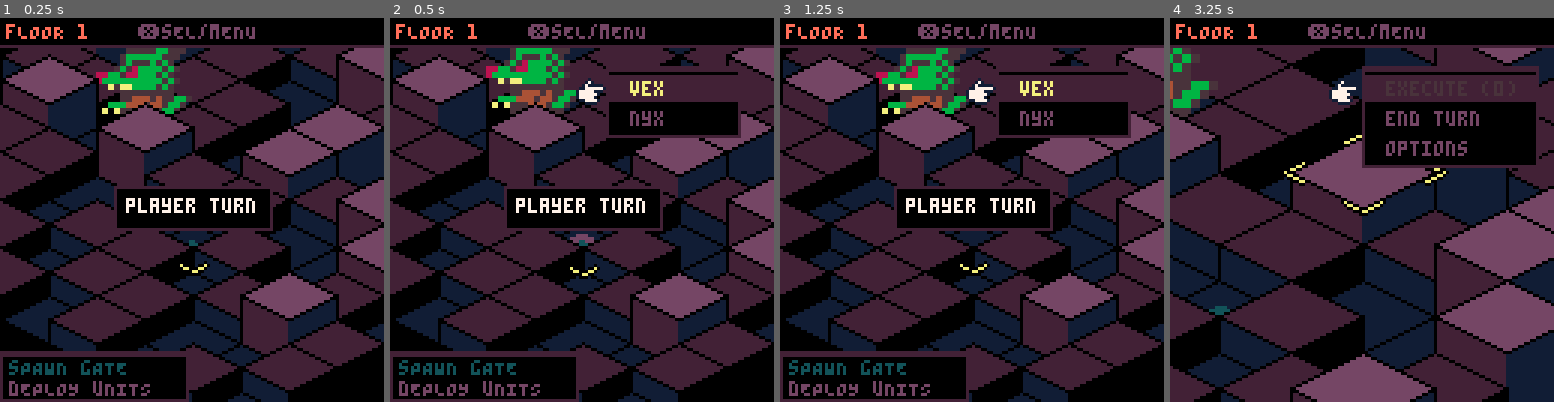
Above: before the commit, frames 1-4 (left to right).
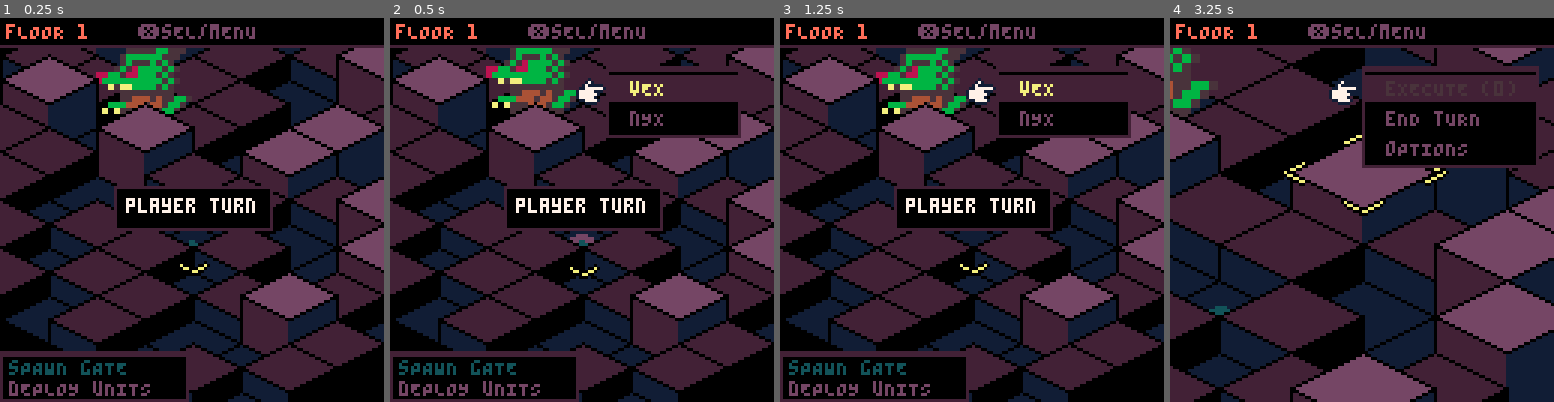
Above: after the commit, the same moments.

Repository: ColdGlassOMilk/netherworld-tactics
Game: PICO-8 cartridge netherworld.p8
Two runs of this game, one before a commit and one after it. Both use one fixed random seed, a clock stepped at 60 frames per second and the inputs below.
Inputs:
- Up to frame 1 (0.25 s): no input
- Up to frame 2 (0.5 s): tap X (X key) at 0.33 s
- Up to frame 3 (1.25 s): tap O (Z key) at 0.7 s; tap X (X key) at 1.07 s
- Up to frame 4 (3.25 s): hold Right 1.6-2.1 s; tap O (Z key) every 0.4 s from 1.7 to 2.9 s; tap X (X key) at 1.85, 2.97 s; hold Up 2.15-2.42 s; hold Right 2.47-3.03 s; hold Left from 3.08 s (still down)

Frame 1 is identical in both runs. In frame 2, 0.1% of the frame differs, in the area x 65-72%, y 16-29%; in frame 3, 0.1%; in frame 4, 0.3%, in the area x 59-81%, y 24-36%.

Commit message:
qol improvements

Diff:
--- a/netherworld.p8
+++ b/netherworld.p8
@@ -26,6 +26,7 @@
 #include src/sys/renderer.lua
 #include src/sys/sprites.lua
 #include src/sys/ui.lua
+#include src/sys/utils.lua
 
 ----------
 -- scene
@@ -58,9 +59,9 @@
 00571777777750000057777777755000005755777777500000575577777750000057557777775000005755777777500000575577777750000057557777775000
 087717e7777500000057177777775000087717e777750000087717e777750000087717e777750000087717e777750000087717e777750000087717e777750000
 0077777777500000087717e777750000007777777750000000777777775000000077777777500000007777777750000000777777775000000077777777500000
-00505977755000000077777777500000005059777550000000505977755000000050597775500000005059777550000000505977755000000050597775500000
-0000999eee50600000505977755000000000999eee5060000000999eee5060000000999eee5060000000999eee5060000000999eee5060000000999eee506000
-000054eeee5670000000999eee500000000054eeee567000000054eeee567000000054eeee567000000054eeee567000000054eeee567000000054eeee567000
+00505f7775500000007777777750000000505f777550000000505f777550000000505f777550000000505f777550000000505f777550000000505f7775500000
+0000fffeee50600000505f77755000000000fffeee5060000000fffeee5060000000fffeee5060000000fffeee5060000000fffeee5060000000fffeee506000
+000054eeee5670000000fffeee500000000054eeee567000000054eeee567000000054eeee567000000054eeee567000000054eeee567000000054eeee567000
 000057eeee575000000054eeee567600000057eeee575000000057eeee575000000057eeee575000000057eeee575000000057eeee575000000057eeee575000
 0000548888550000000057eeee575000000054888855000000005488885500000000548888550000000054888855000000005488885500000000548888550000
 00000477755000000000548888550000000004777550000000000477755000000000047775500000000004777550000000000477755000000000047775500000
--- a/src/sys/actions.lua
+++ b/src/sys/actions.lua
@@ -63,19 +63,19 @@
   end
   tile=grid:get_tile(u.x,u.y)
   if tile and tile.type=="goal" then
-   add(items,{label="escape!",action=function()
+   add(items,{label="nEXT fLOOR",action=function()
     game.action_menu:hide()
     game.selected=nil
     game.attack_tiles={}
     game:next_floor()
    end})
   end
-  add(items,{label="attack",action=function()
+  add(items,{label="aTTACK",action=function()
    game.action_menu:hide()
    game.fsm:switch"target"
    self:cycle_target(0)
   end,enabled=function()return has_target end})
-  add(items,{label="wait",action=function()
+  add(items,{label="wAIT",action=function()
    game.action_menu:hide()
    u.waiting=true
    game.selected=nil
@@ -84,22 +84,22 @@
   end,enabled=function()return not u.waiting end})
  end
  add(items,{label=function()
-  return"execute ("..#game.action_queue..")"
+  return"eXECUTE ("..#game.action_queue..")"
  end,action=function()
   game.action_menu:hide()
   game.selected=nil
   game.attack_tiles={}
   game:execute_turn()
  end,enabled=function()return #game.action_queue>0 end})
- add(items,{label="end turn",action=function()
+ add(items,{label="eND tURN",action=function()
   game.action_menu:hide()
   game.selected=nil
   game.attack_tiles={}
   game:execute_and_end_turn()
  end})
- add(items,{label="options",sub_menu=menu:new({
+ add(items,{label="oPTIONS",sub_menu=menu:new({
   {label=function()
-   return"cam: "..(camera.cam_left and"left"or"right")
+   return"cONTROLS: "..(camera.cam_left and"lEFT"or"rIGHT")
   end,action=function()
    camera.cam_left=not camera.cam_left
    sfx(1)
--- a/src/sys/cursor.lua
+++ b/src/sys/cursor.lua
@@ -30,12 +30,11 @@
   ny = mid(0, self.y + gy, grid.h - 1)
 
   -- lock cursor to move tiles during move phase
-  -- but allow navigating through friendly units for QoL
+  -- but allow navigating through any unit for QoL
   if game.fsm.current == "move" then
     local in_move = grid:tile_in_list(nx, ny, game.move_tiles)
-    local friendly = units:at(nx, ny)
-    local is_friendly = friendly and friendly.team == "player"
-    if not in_move and not is_friendly then
+    local has_unit = units:at(nx, ny)
+    if not in_move and not has_unit then
       return
     end
   end
--- a/src/sys/renderer.lua
+++ b/src/sys/renderer.lua
@@ -97,18 +97,16 @@
   diamond(sx, sy, hw, hh, col)
 
   -- spawn / goal effects
-  if not is_move and not is_attack then
-    if tile.type=="spawn" or tile.type=="goal" then
-      local t=(time()*0.7)%1
-      local phase=t<0.5 and t*2 or (1-t)*2
-      local c1, c2 = 0,0
-      if tile.type=="spawn" then c1,c2=13,12 else c1,c2=8,9 end
-      if phase>0.66 then
-        diamond(sx,sy,hw*0.6,hh*0.6,c1)
-        diamond(sx,sy,hw*0.3,hh*0.3,c2)
-      elseif phase>0.33 then
-        diamond(sx,sy,hw*0.3,hh*0.3,c2)
-      end
+  if tile.type=="spawn" or tile.type=="goal" then
+    local t=(time()*0.7)%1
+    local ph=t<0.5 and t*2 or (1-t)*2
+    local c1,c2=0,0
+    if tile.type=="spawn" then c1,c2=13,12 else c1,c2=8,9 end
+    if ph>0.66 then
+      diamond(sx,sy,hw*0.6,hh*0.6,c1)
+      diamond(sx,sy,hw*0.3,hh*0.3,c2)
+    elseif ph>0.33 then
+      diamond(sx,sy,hw*0.3,hh*0.3,c2)
     end
   end
 
--- a/src/sys/sprites.lua
+++ b/src/sys/sprites.lua
@@ -1,9 +1,9 @@
 -- sprite animation system
 sprites={
   anims={
-    vex={idle={0,2,0.1,true}, move={2,2,0.2,true}, attack={4,2,0.25,false}, hurt={6,1,0.2,false}, dead={7,1,0,false}},
-    nyx={idle={8,2,0.1,true}, move={10,2,0.2,true}, attack={12,2,0.25,false}, hurt={14,1,0.2,false}, dead={15,1,0,false}},
-    imp={idle={16,2,0.15,true}, move={18,2,0.2,true}, attack={20,2,0.25,false}, hurt={22,1,0.2,false}, dead={23,1,0,false}}
+    ["vEX"]={idle={0,2,0.1,true}, move={2,2,0.2,true}, attack={4,2,0.25,false}, hurt={6,1,0.2,false}, dead={7,1,0,false}},
+    ["nYX"]={idle={8,2,0.1,true}, move={10,2,0.2,true}, attack={12,2,0.25,false}, hurt={14,1,0.2,false}, dead={15,1,0,false}},
+    ["zOMBIE wOLF"]={idle={16,2,0.15,true}, move={18,2,0.2,true}, attack={20,2,0.25,false}, hurt={22,1,0.2,false}, dead={23,1,0,false}}
   }
 }
 
--- a/src/sys/units.lua
+++ b/src/sys/units.lua
@@ -10,7 +10,7 @@
   -- create player units
   -- vex: melee warrior - fiery orange/red
   local vex = {
-    name = "vex",
+    name = "vEX",
     team = "player",
     hp = 20, max_hp = 20,
     atk = 5, def = 2, spd = 10,
@@ -26,7 +26,7 @@
 
   -- nyx: ranged mage - mystical pink/magenta
   local nyx = {
-    name = "nyx",
+    name = "nYX",
     team = "player",
     hp = 12, max_hp = 12,
     atk = 8, def = 0, spd = 8,
@@ -76,7 +76,7 @@
           not (x == grid.goal_x and y == grid.goal_y)
 
     self:spawn(x, y, {
-      name = "imp",
+      name = "zOMBIE wOLF",
       team = "enemy",
       hp = 5 + floor * 2,
       max_hp = 5 + floor * 2,
Not shown, changed: netherworld.js
Not shown, changed: netherworld.p8.png
Not shown, changed: netherworld.zip
